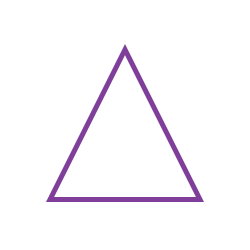
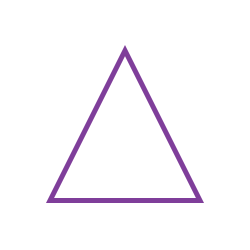
Two versions of the same layered image (250x250). Layer-by-layer changes:
renamed "Polygon 1" to "Triangle 1", painted on it over [46, 44, 204, 203]
